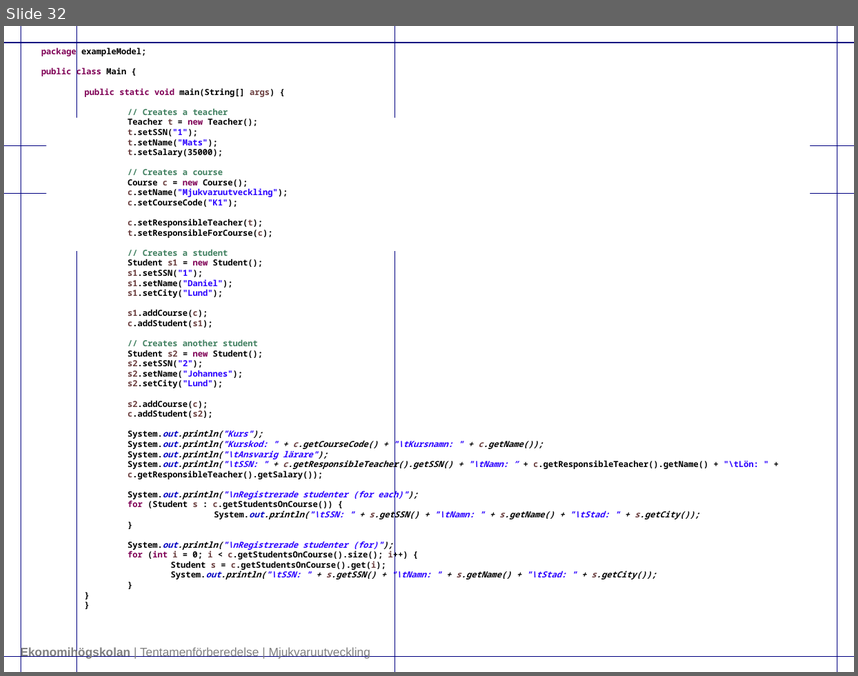
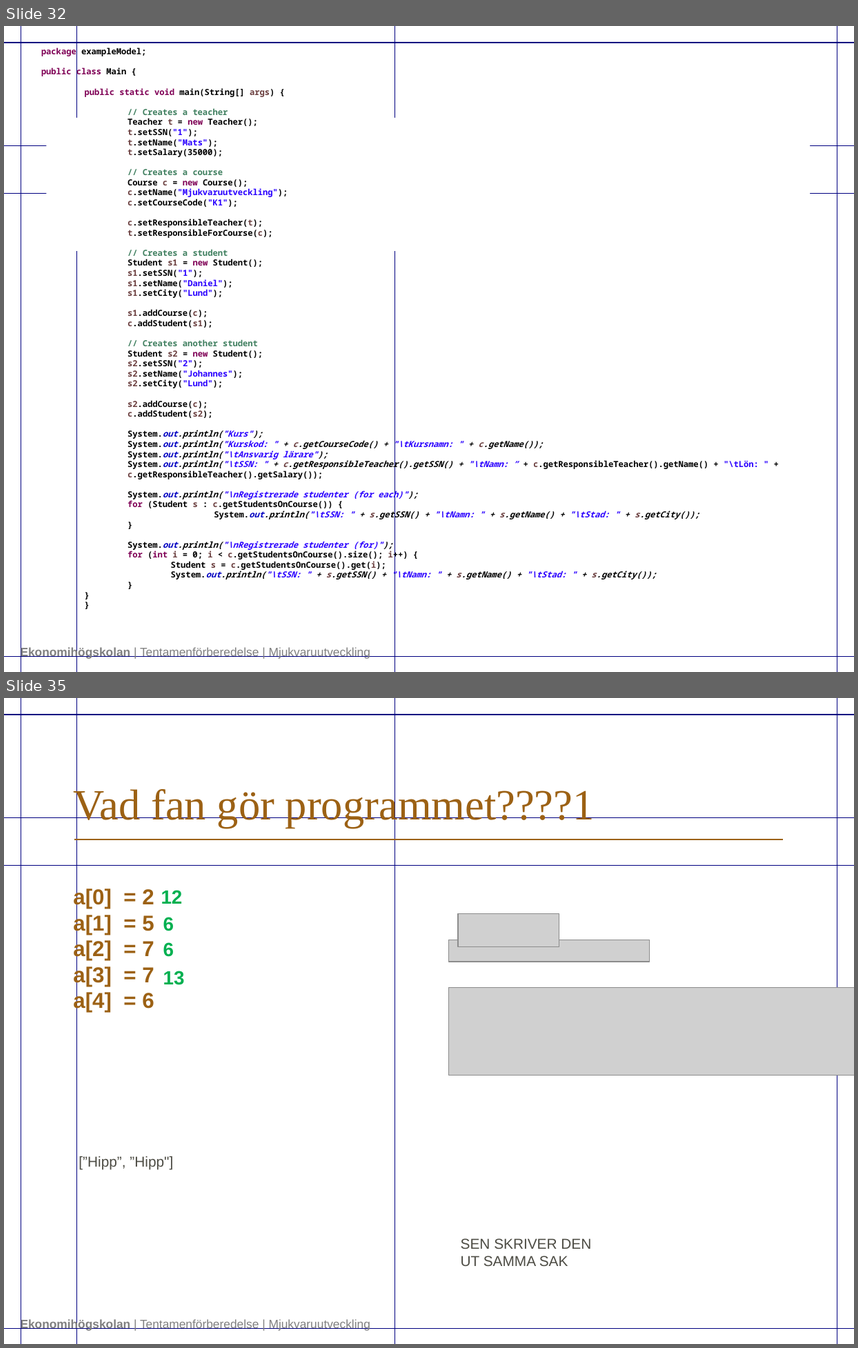
Before and after one commit to submarines-and/Exam-Preparations, a slide deck: Tentamenförberedelse_java_1.0.pptx. Shown one above the other, each under a label of ours: slide 32 before the commit, slides 32 and 35 after it; the slides between them are not shown. The pictures are 858x676 and 858x1348 pixels, drawn with LibreOffice and Linux fonts; fonts in the diff are those of the drawing; grey boxes stand for pictures; background and template pictures are left out. Boxes give left, top, right and bottom in pixels: in the first picture for what was removed or moved away, otherwise in the second. Text is boxed around its words. In the diff, an @@ line names an element or a change of style, - is before the commit and + after.

Commit message:
update

```diff
--- a/Tentamenförberedelse_java_1.0.pptx
+++ b/Tentamenförberedelse_java_1.0.pptx
@@ slide 35 added at (4,698,854,1344), background #FFFFFF; not listed: 9 template elements that a slide beside it also shows @@
@@ title added at (73,785,595,827), 36 pt, text #9C6114 @@
+Vad fan gör programmet????1
@@ line added from (75, 839) to (783, 839), #9C6114 0.75 pt @@
@@ text added at (73,887,154,1012), 18 pt, text #9C6114, bold @@
+a[0] = 2
+a[1] = 5
+a[2] = 7
+a[3] = 7
+a[4] = 6
@@ text added at (161,890,183,904), 16 pt, text #00B050, bold @@
+12
@@ text added at (163,917,174,931), 16 pt, text #00B050, bold @@
+6
@@ picture added at (459,914,559,947) @@
@@ text added at (163,942,174,957), 16 pt, text #00B050, bold @@
+6
@@ picture added at (449,940,649,962) @@
@@ text added at (163,971,185,985), 16 pt, text #00B050, bold @@
+13
@@ picture added at (449,988,854,1075) @@
@@ text added at (79,1156,173,1170), 12 pt, text #4D4C44 @@
+[”Hipp”, ”Hipp"]
@@ text added at (461,1238,591,1266), 12 pt, text #4D4C44 @@
+SEN SKRIVER DEN UT SAMMA SAK
```
Also in this commit, not shown: 2 other slides added.
